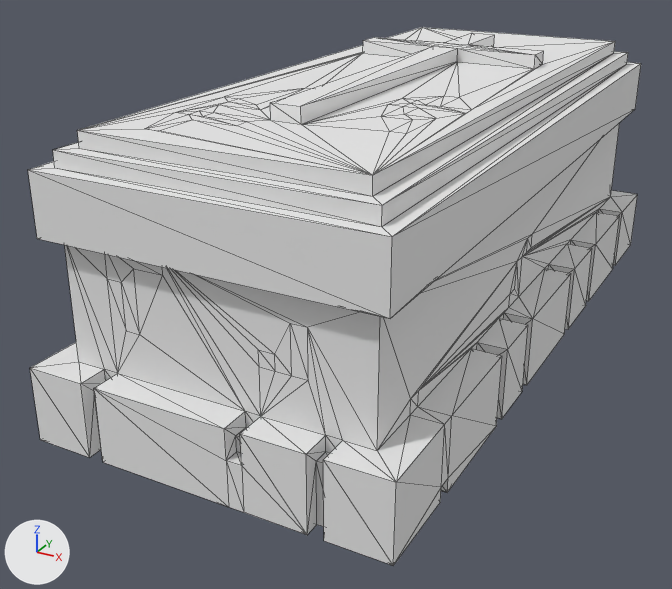
The OBJ model Assets/Models/Coffin.obj: old version first, new version second.
Before and after are seen from a camera (50 mm lens) standing at (5.95, -2.91, 5.12) and looking at (2.91, 2.62, 2.35). Arrows for +X, +Y and +Z are at lower left; the lights stay in place. Mesh edges are drawn as thin lines. Where no turn or scale is listed for an object, it has been applied to the vertices. Vertices at the same position are counted once.

Objects in the first picture: 'Untitled'.
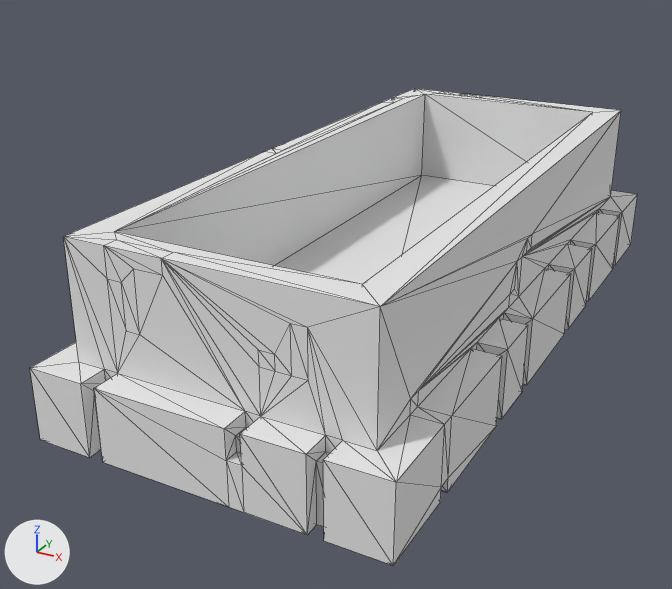
Diff of the bpy script that builds the scene:
```diff
--- a/Assets/Models/Coffin.obj.py
+++ b/Assets/Models/Coffin.obj.py
@@ me_untitled @@
 # used by ob_untitled; location = (0.0, 0.0, 0.0)
-me_untitled.from_pydata(...)  # 433 vertices, 858 faces; spans x 2.0..4.4, y 0.5..5.7, z 2.0..4.0
+me_untitled.from_pydata(...)  # 351 vertices, 698 faces; spans x 2.0..4.4, y 0.5..5.7, z 2.0..3.3
+# me_untitled part 1
+# 90 vertices are removed from x 2.1..4.3, y 0.6..5.6, z 3.3..4.0
+# 192 faces are deleted
+# 8 vertices are added at x 2.3..2.9, y 0.8..5.4, z 3.3
+# 32 new faces join them
 me_untitled.materials.append(mat_palette)
```

Location of each change, [x1, y1, x2, y2] in pixels of the pictures (672 x 589 px):
'Untitled', reshaped (11% shorter)
    before: [28, 27, 641, 566]
    after: [30, 89, 638, 566]
part 1 of me_untitled, cut back
    before: [28, 27, 641, 319]
    after: [64, 89, 621, 307]
